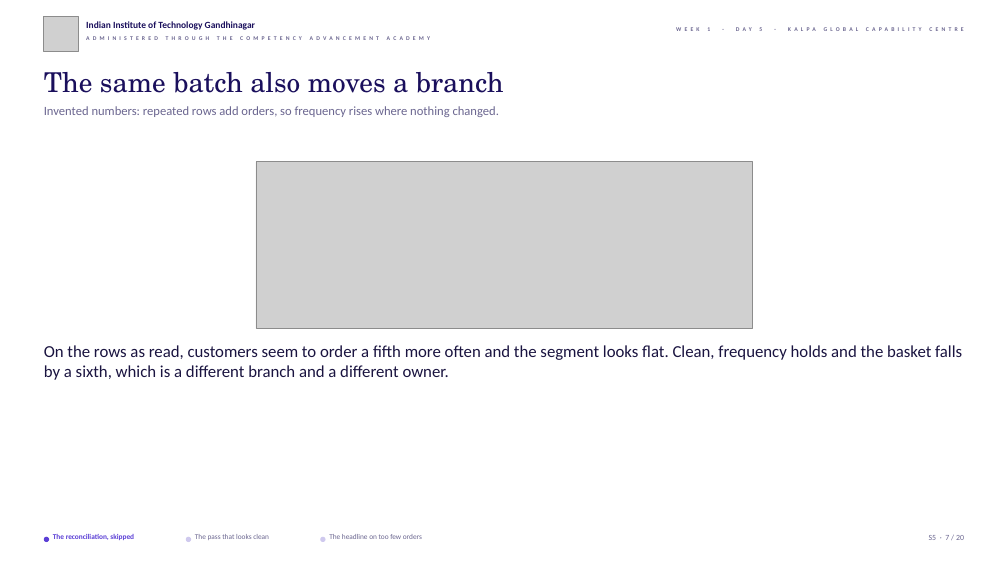
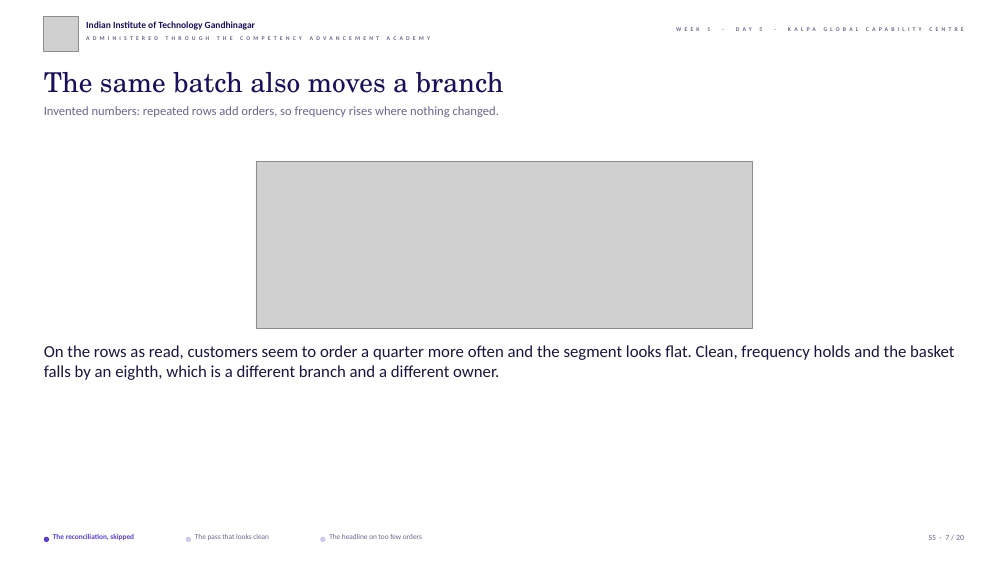
Before and after one commit to fde-academy-lab/c2-content-factory, a slide deck: slide 7 of content/W01/D5/slides/C2_W01_D05_debrief_STUDENT.pptx. Drawn at 1008x567 pixels with LibreOffice and Linux fonts; fonts in the diff are those of the drawing; grey boxes stand for pictures; background and template pictures are left out. Boxes give left, top, right and bottom in pixels: in the first picture for what was removed or moved away, otherwise in the second. Text is boxed around its words. In the diff, an @@ line names an element or a change of style, - is before the commit and + after.

```diff
--- a/content/W01/D5/slides/C2_W01_D05_debrief_STUDENT.pptx
+++ b/content/W01/D5/slides/C2_W01_D05_debrief_STUDENT.pptx
@@ text at (44, 345, 954, 380): text changed @@
-On the rows as read, customers seem to order a fifth more often and the segment looks flat. Clean, frequency holds and the basket falls by a sixth, which is a different branch and a different owner.
+On the rows as read, customers seem to order a quarter more often and the segment looks flat. Clean, frequency holds and the basket falls by an eighth, which is a different branch and a different owner.
```
Also in this commit, not shown: 3 other slides changed, 7 other files.
